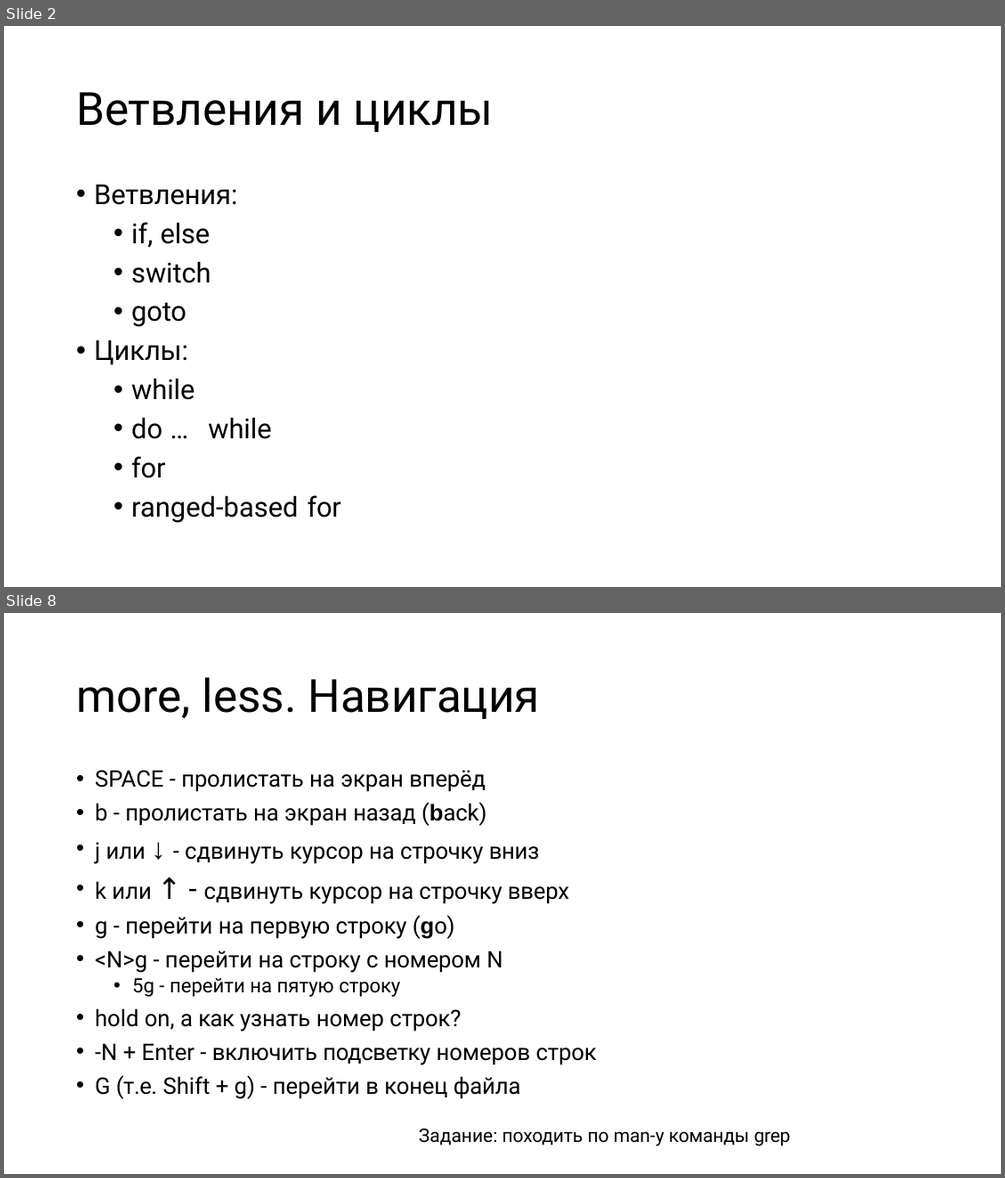
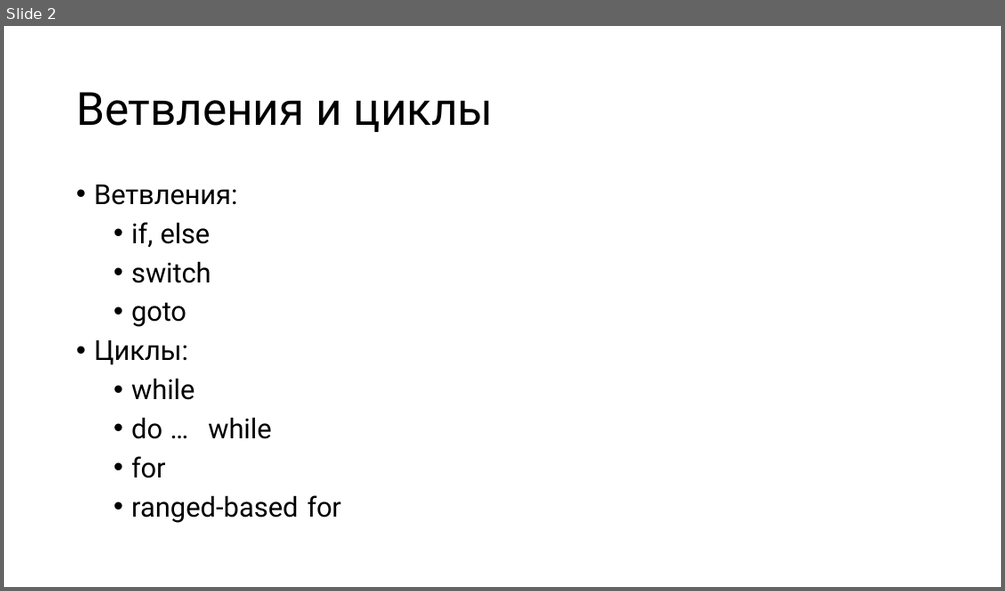
Before and after one commit to kostya2709/C_Plus_Plus_seminars, a slide deck: fall/sem_2_basics/presentations/Семинар_2_basics.pptx. Shown one above the other, each under a label of ours: slides 2 and 8 before the commit, slide 2 after it; the slides between them are not shown. The pictures are 1005x1178 and 1005x591 pixels, drawn with LibreOffice and Linux fonts; fonts in the diff are those of the drawing. Boxes give left, top, right and bottom in pixels: in the first picture for what was removed or moved away, otherwise in the second. Text is boxed around its words. In the diff, an @@ line names an element or a change of style, - is before the commit and + after.

```diff
--- a/fall/sem_2_basics/presentations/Семинар_2_basics.pptx
+++ b/fall/sem_2_basics/presentations/Семинар_2_basics.pptx
@@ slide 8 removed at (x1=4, y1=613, x2=1001, y2=1174), background #FFFFFF @@
@@ title removed at (x1=76, y1=677, x2=540, y2=719) @@
-more, less. Навигация
@@ text removed at (x1=95, y1=770, x2=791, y2=1146) @@
-• SPACE - пролистать на экран вперёд
-• b - пролистать на экран назад (back)
-• j или ↓ - сдвинуть курсор на строчку вниз
-• k или ↑ - сдвинуть курсор на строчку вверх
-• g - перейти на первую строку (go)
-• <N>g - перейти на строку с номером N
-  • 5g - перейти на пятую строку
-• hold on, а как узнать номер строк?
-• -N + Enter - включить подсветку номеров строк
-• G (т.е. Shift + g) - перейти в конец файла
-Задание: походить по man-у команды grep
```
Also in this commit, not shown: 1 slide changed, 14 other slides removed, 1 other file.
